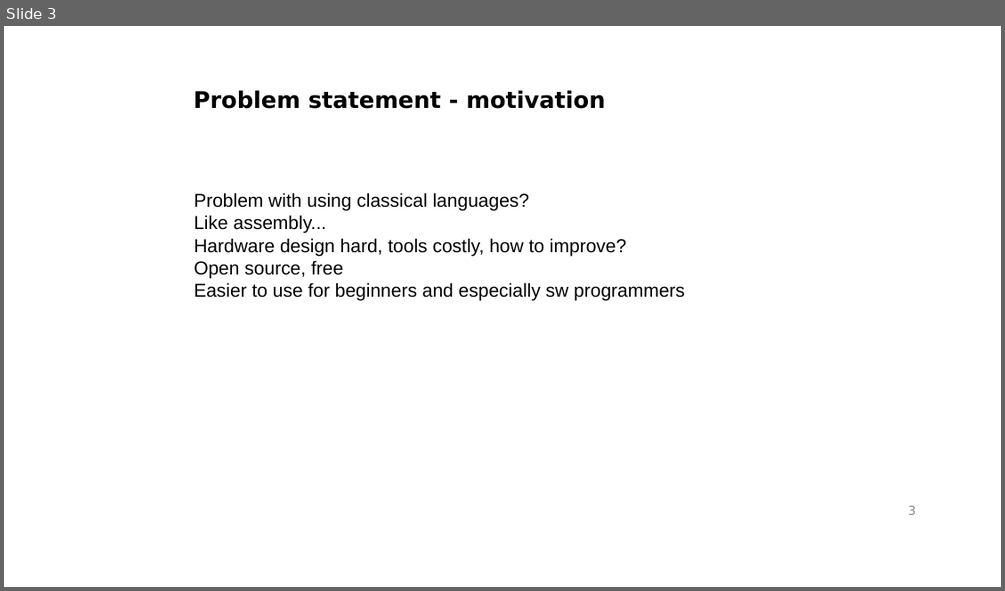
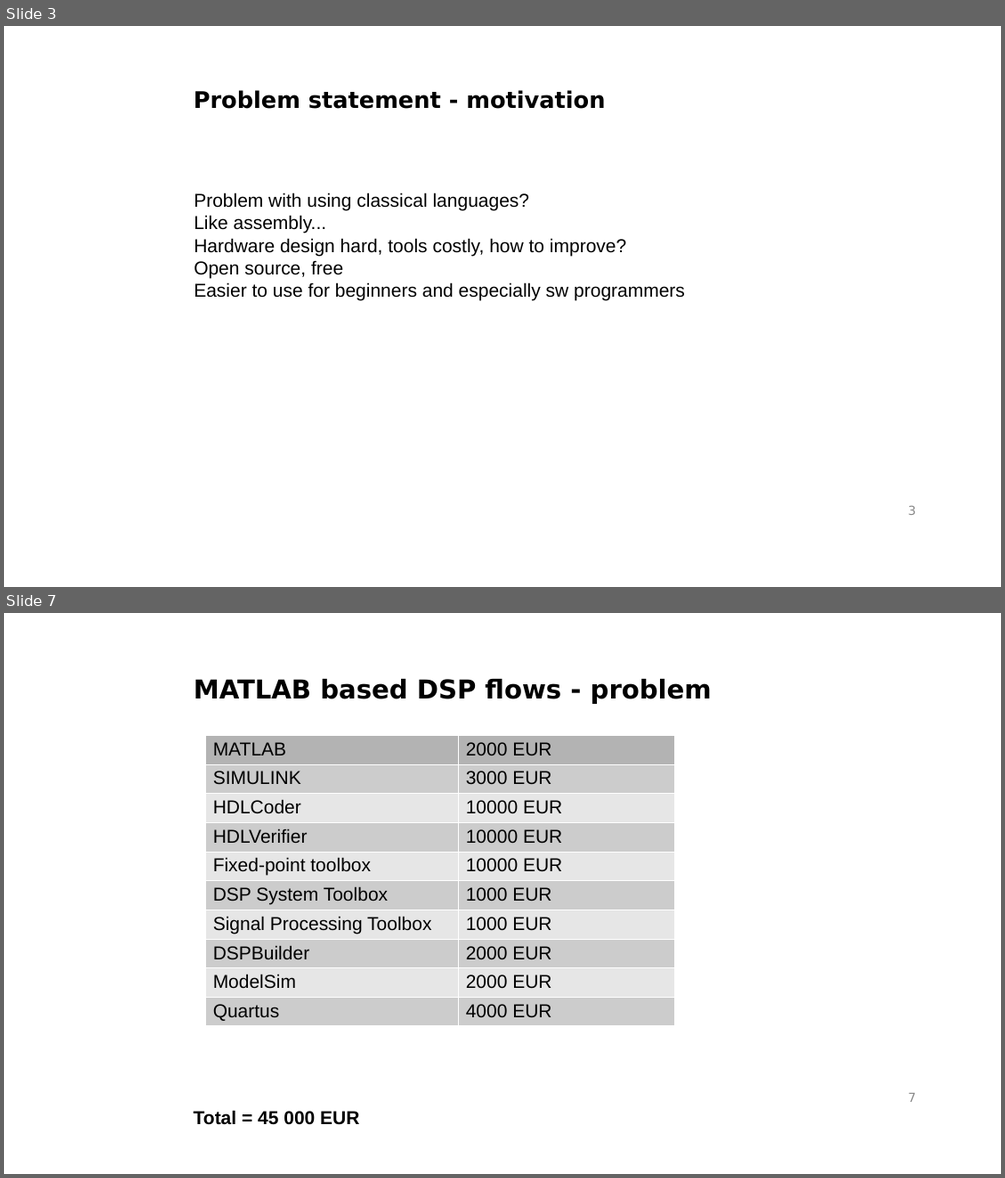
Before and after one commit to gasparka/thesis, a slide deck: presentation.odp. Shown one above the other, each under a label of ours: slide 3 before the commit, slides 3 and 7 after it; the slides between them are not shown. The pictures are 1005x591 and 1005x1178 pixels, drawn with LibreOffice and Linux fonts; fonts in the diff are those of the drawing; background and template pictures are left out. Boxes give left, top, right and bottom in pixels: in the first picture for what was removed or moved away, otherwise in the second. Text is boxed around its words. In the diff, an @@ line names an element or a change of style, - is before the commit and + after.

```diff
--- a/presentation.odp
+++ b/presentation.odp
@@ slide 7 added at bbox=[4, 613, 1001, 1174], background #FFFFFF; not listed: 1 template element that a slide beside it also shows @@
@@ text added at bbox=[194, 679, 712, 704], 25 pt, text #000000, bold @@
+MATLAB based DSP flows - problem
@@ table added at bbox=[206, 735, 675, 1026], 10 rows, 2 columns @@
+MATLAB | 2000 EUR
+SIMULINK | 3000 EUR
+HDLCoder | 10000 EUR
+HDLVerifier | 10000 EUR
+Fixed-point toolbox | 10000 EUR
+DSP System Toolbox | 1000 EUR
+Signal Processing Toolbox | 1000 EUR
+DSPBuilder | 2000 EUR
+ModelSim | 2000 EUR
+Quartus | 4000 EUR
@@ text added at bbox=[194, 1110, 359, 1125], 18 pt, text #000000, bold @@
+Total = 45 000 EUR
```
Also in this commit, not shown: 3 slides changed, 5 other slides added, 4 slides removed.
